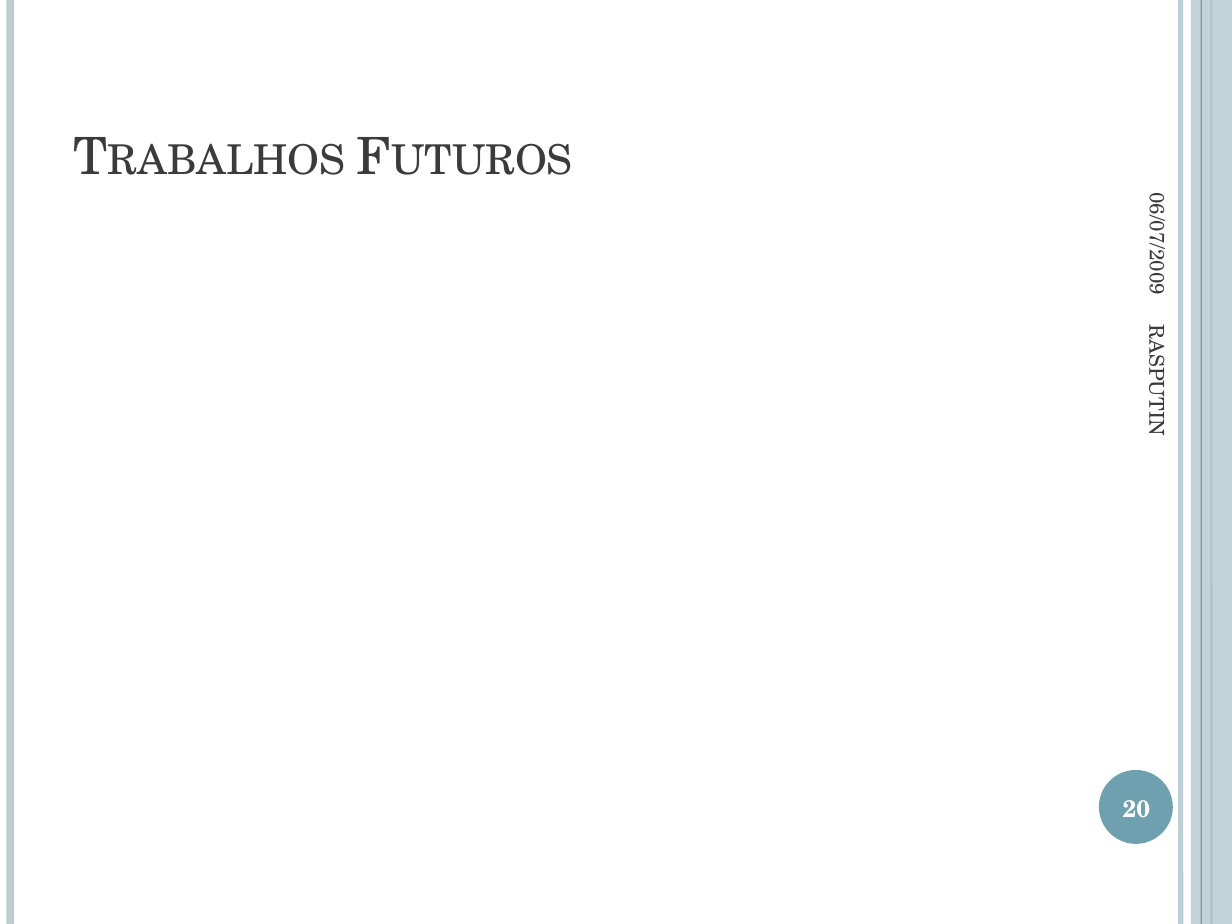
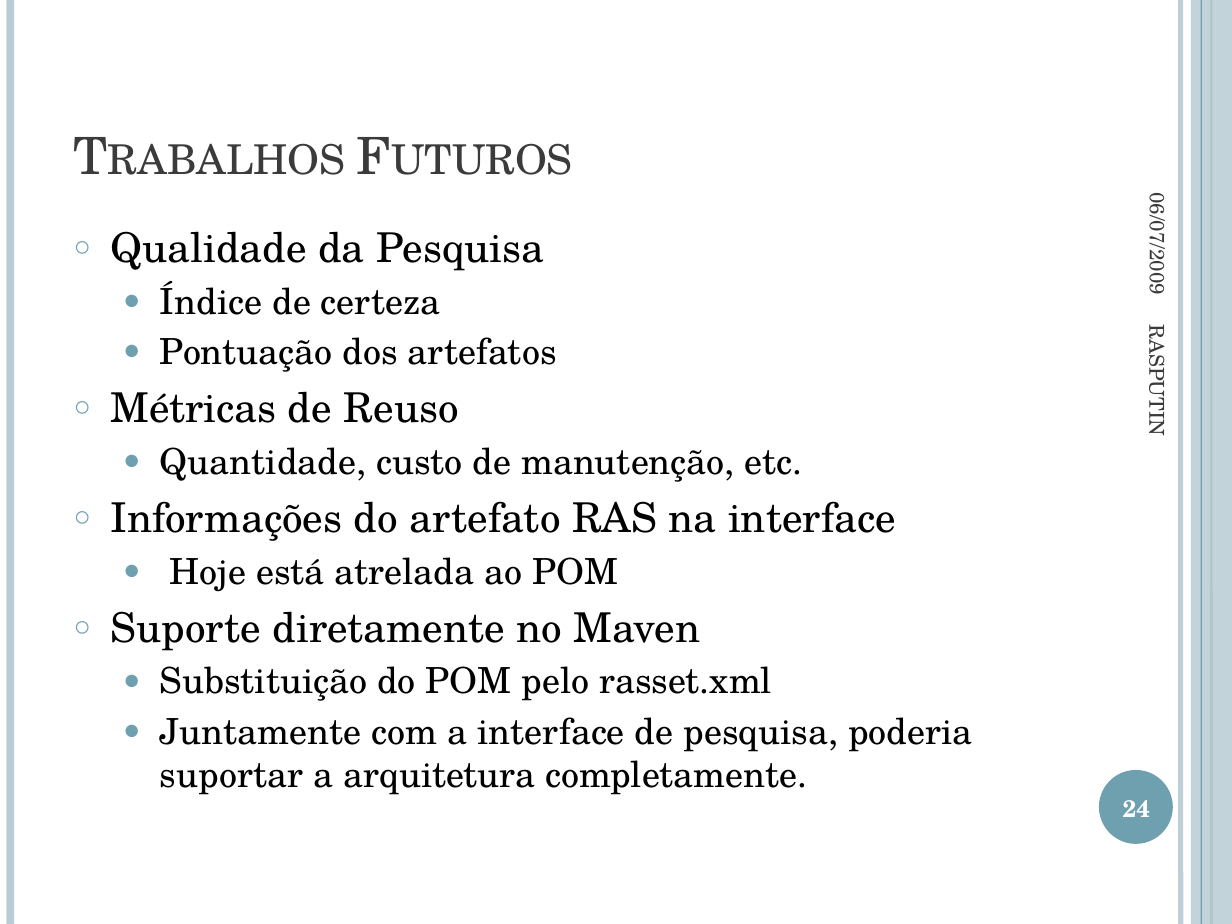
Before and after one commit to jmftrindade/ras4maven, a slide deck: slide 24 of PromotingSoftwareReuseWithRAS/RASPUTIN.pptx (slide 20 before the commit). Drawn at 1232x924 pixels with LibreOffice and Linux fonts; fonts in the diff are those of the drawing. Boxes give left, top, right and bottom in pixels: in the first picture for what was removed or moved away, otherwise in the second. Text is boxed around its words. In the diff, an @@ line names an element or a change of style, - is before the commit and + after.

```diff
--- a/PromotingSoftwareReuseWithRAS/RASPUTIN.pptx
+++ b/PromotingSoftwareReuseWithRAS/RASPUTIN.pptx
@@ text added at [111, 337, 972, 795], 21 pt, text #000000 @@
+○ Qualidade da Pesquisa
+  ● Índice de certeza
+  ● Pontuação dos artefatos
+○ Métricas de Reuso
+  ● Quantidade, custo de manutenção, etc.
+○ Informações do artefato RAS na interface
+  ● Hoje está atrelada ao POM
+○ Suporte diretamente no Maven
+  ● Substituição do POM pelo rasset.xml
+  ● Juntamente com a interface de pesquisa, poderia suportar a arquitetura completamente.
@@ page number at [1123, 800, 1151, 817]: text changed @@
-20
+24
```
Also in this commit, not shown: 11 other slides changed, 8 slides added, 5 other files.
